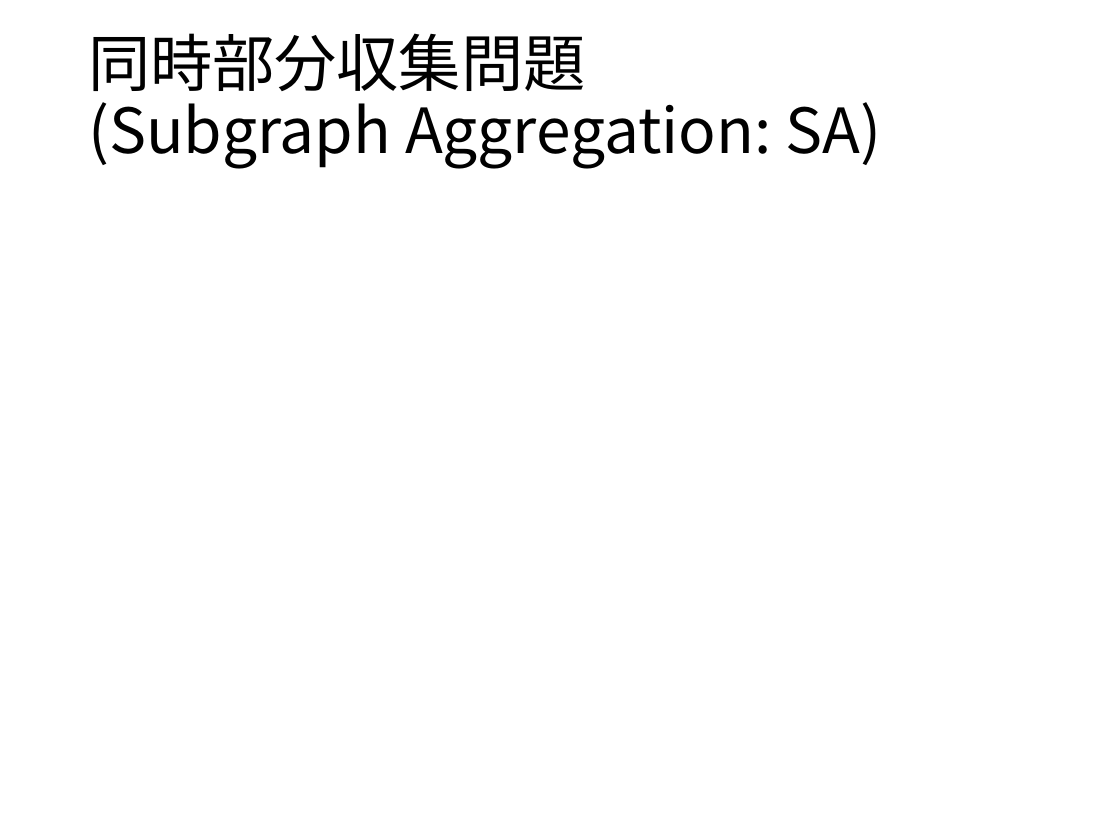
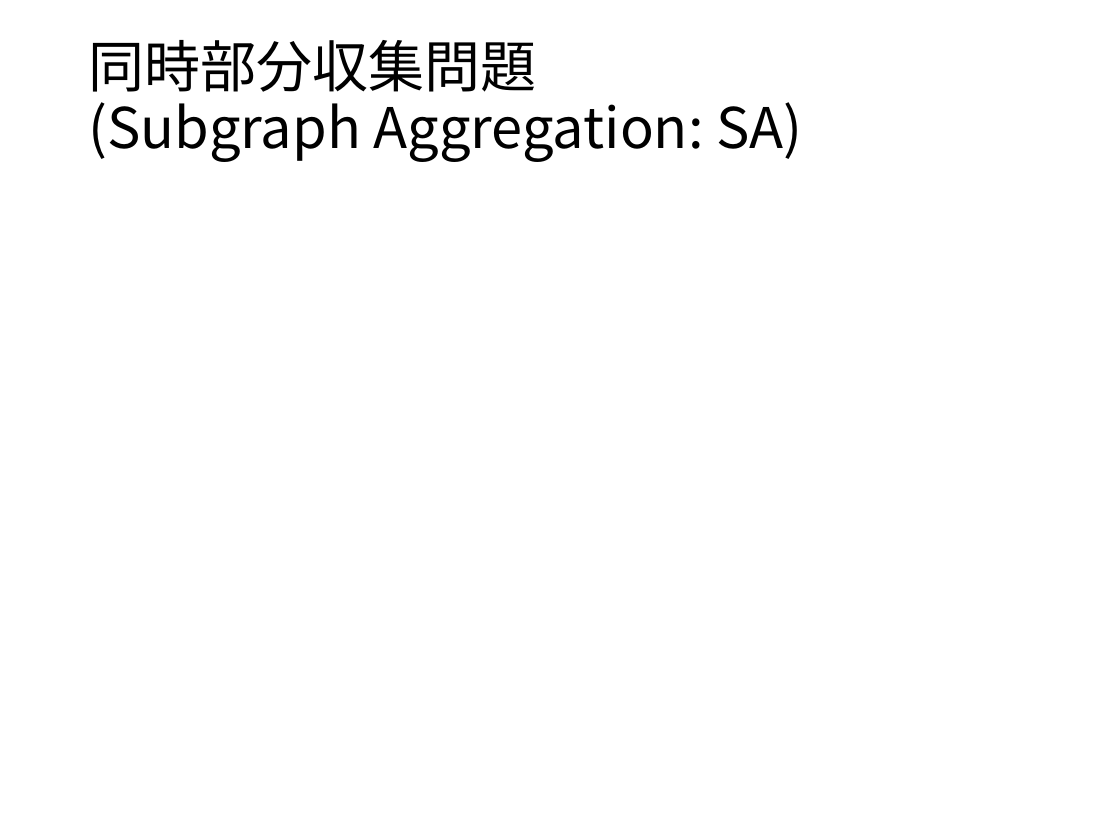
Before and after one commit to ssmr0410/share, a slide deck: slide 9 of slide/mizutani_pre.pptx. Drawn at 1120x840 pixels with LibreOffice and Linux fonts; fonts in the diff are those of the drawing; grey boxes stand for pictures. Boxes give left, top, right and bottom in pixels: in the first picture for what was removed or moved away, otherwise in the second. Text is boxed around its words. In the diff, an @@ line names an element or a change of style, - is before the commit and + after.

```diff
--- a/slide/mizutani_pre.pptx
+++ b/slide/mizutani_pre.pptx
@@ title "同時部分収集問題 (Subgraph Aggregation: SA)" at [88,40,802,162]: size 40 to 36 pt @@
```
Also in this commit, not shown: 2 other slides changed, 2 slides added, 10 other files.
